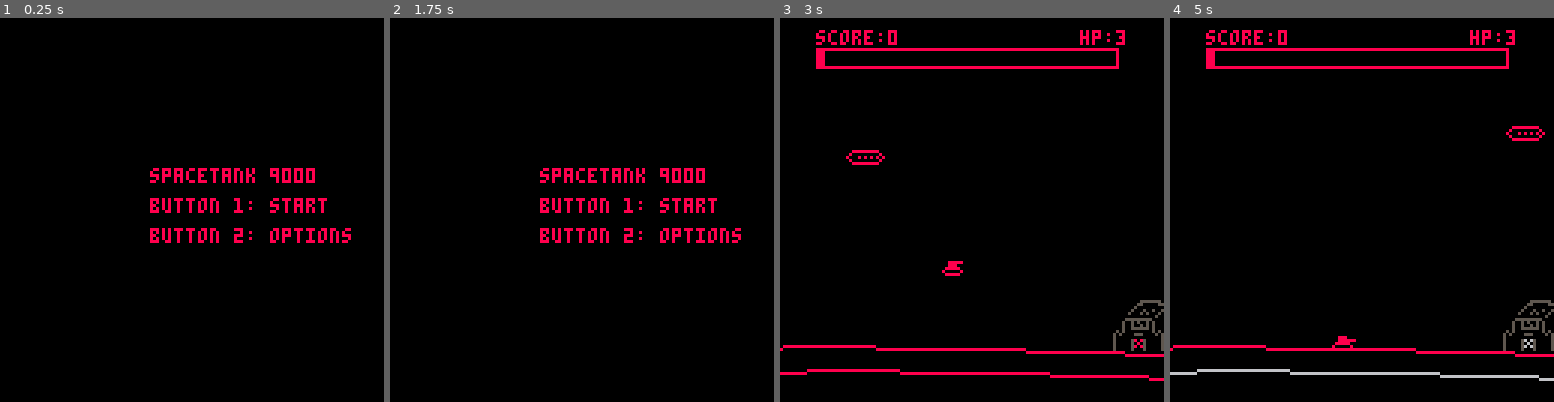
Above: before the commit, frames 1-4 (left to right).
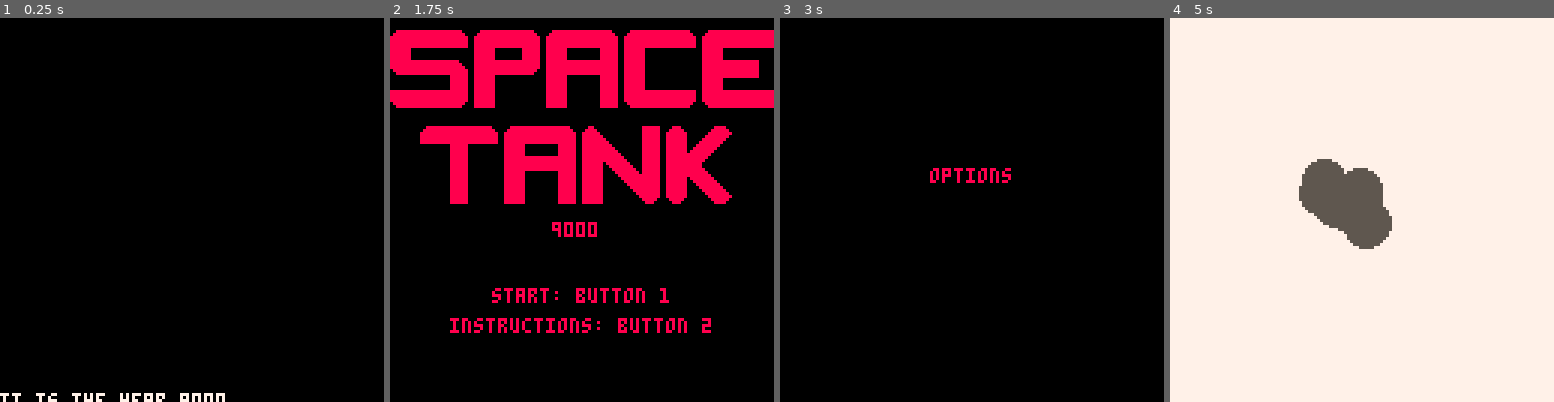
Above: after the commit, the same moments.

Repository: arnodick/spacetank
Game: PICO-8 cartridge tank.p8
Same seed, same stepped clock (60 frames per second), same inputs: the game is played once before the commit and once after it.
Inputs:
- Up to frame 1 (0.25 s): no input
- Up to frame 2 (1.75 s): tap X (X key) at 0.33, 1.07 s; tap O (Z key) at 0.7, 1.7 s; hold Right from 1.6 s (still down)
- Up to frame 3 (3 s): tap X (X key) at 1.85, 2.97 s; release Right at 2.1 s; tap O (Z key) at 2.1, 2.5, 2.9 s; hold Right from 2.47 s (still down)
- Up to frame 4 (5 s): release Right at 3.03 s; hold Left 3.08-3.58 s; tap O (Z key) every 0.4 s from 3.3 to 4.9 s; hold Right 4.02-4.68 s; tap X (X key) at 4.08 s

The runs differ from the first frame. In frame 1, 2.9% of the frame differs, in the area x 0-92%, y 39-100%; in frame 2, 25%; in frame 3, 4.7%; in frame 4, 100%, in the area x 0-100%, y 0-100%.

Commit message:
whole bunch of fuckin good ass shit

Diff:
--- a/tank.p8
+++ b/tank.p8
@@ -5,7 +5,7 @@
 debug_l={}
 
 function _init()
-	state=1
+	state=0
 	timer=0
 	changestate(state)
 	--machinegun
@@ -72,13 +72,13 @@
 		--light lazer
 	bullettype[6]={}
 	bullettype[6].vel=0
-	bullettype[6].rof=1
+	bullettype[6].rof=2
 	bullettype[6].dest=true--{destroy/bounce,momentum}
 	bullettype[6].num=1
 	bullettype[6].acc=0
 	bullettype[6].snd=25
 	bullettype[6].rec=0
-	bullettype[6].dam=0.1
+	bullettype[6].dam=0.2
 	bullettype[6].proj=4
 	bullettype[6].heat=5
 
@@ -93,6 +93,7 @@
 	enums.ufo=1
 	enums.man=2
 	enums.missile=3
+	enums.intro=0
 	enums.title=1
 	enums.options=2
 	enums.game=3
@@ -117,9 +118,6 @@
 	--hillwidth=3--how many hills before go back to ground
 	hillspacing=50
 	generatelandscape(10,60,3,3,hillspacing,true)
-	actors={}
-	player=maketank(150,-50,0,0,6)
-	--player=maketank(190*hillspacing,-50,0,0,1)
 end
 
 function generatelandscape(gh,hh,gw,hw,hs,first)
@@ -260,16 +258,16 @@
 	enemy.hp=hp
 	if et==enums.ufo then
 		enemy.grav=false
-		makehitbox(enemy,1,2-4,11,8)
-		enemy.drop=1
+		makehitbox(enemy,1,2-4,12,9)
+		enemy.drop=0.5
 	elseif et==enums.man then
 		makehitbox(enemy,0,0,8,8)
 		enemy.deathsnd=18
-		enemy.drop=0.2
+		enemy.drop=0.1
 	elseif et==enums.missile then
 		enemy.grav=false
 		makehitbox(enemy,0-4,0-4,5,8)
-		enemy.drop=0.5
+		enemy.drop=0.2
 		counters.missiles+=1
 	end
 	counters.enemies+=1
@@ -319,7 +317,7 @@
 	c.vel=rnd(4)+4
 	c.d=rnd(0.15)
 	c.decel=0.03
-	makehitbox(c,-w/2-4,-w/2-4,w+4,w+4)
+	makehitbox(c,-w/2-4,-w/2-4,w+6,w+6)
 end
 
 function makehitbox(a,x,y,w,h)
@@ -350,7 +348,11 @@
 		if t.et==enums.ufo then
 			spr(19+flr(cos(timer/20))*2,t.x,t.y,2,1)
 		elseif t.et==enums.man then
-			spr(33+(timer/20)%2,t.x,t.y,1,1,t.vel or false)
+			if player.hp!=0 then
+				spr(33+(timer/20)%2,t.x,t.y,1,1,t.vel or false)
+			else
+				spr(35+(timer/20)%2,t.x,t.y,1,1,t.vel or false)
+			end
 		elseif t.et==enums.missile then
 			spr(50,t.x-4,t.y-4,1,1)
 		end
@@ -432,7 +434,7 @@
 --			a.vel=4
 		elseif a.bt==6 then
 			if timer-a.delta>=2 then
-			del(actors,a)
+				del(actors,a)
 			end
 		end
 		for enemy in all(actors) do
@@ -697,10 +699,15 @@
 			if rnd(1)<0.3 then
 				--spawn man
 --				makeenemy(player.x+160,-50,0.15,3,6,2,1)
-				makeenemy(cam[1]+130,-rnd(128),0.15,3,6,2,1)
+				if player.hp!=0 then
+					makeenemy(cam[1]+130,-rnd(128),0.15,3,6,2,1)
+				else
+					makeenemy(cam[1]-12,-rnd(128),0.15,3,6,2,1)
+				end
 			elseif rnd(1)<0.3 then
 				--spawn ufo
-				makeenemy(player.x-38,-100+rnd(40),0,1,6,1,3)
+				--makeenemy(player.x-38,-100+rnd(40),0,1,6,1,3)
+				makeenemy(cam[1]-8,-100+rnd(40),0,1,6,1,3)
 			end
 			spawntimer=0
 		end
@@ -708,12 +715,23 @@
 end
 
 function _update()
-	if state==enums.title then
+	if state==enums.intro then
+		if btnp(4) or timer>=1140 then
+			sfx(2)
+			changestate(enums.title)
+		end
+	elseif state==enums.title then
 		--title menu logic here!
 		if btnp(4) then
-			changestate(enums.game)
+			makeexplosion(60,60)
+			titletimer=20
 		elseif btnp(5) then
 			changestate(enums.options)
+		end
+		if titletimer>1 then
+			titletimer-=1
+		elseif titletimer==1 then
+			changestate(enums.game)
 		end
 	elseif state==enums.options then
 		if btnp(4) or btnp(5) then
@@ -723,21 +741,39 @@
 		if pause==0 then
 			foreach(actors,controlactor)
 			spawnentities()
-			timer+=1
 		else
 			pause-=1
 		end
+		if player.hp==0 then
+			if btnp(4) then
+				changestate(enums.game)
+			end
+		end
 		debug_u()
 	end
+	timer+=1
 end
 
 function _draw()
 	cls()
 	camera(cam[1],cam[2])
-	if state==enums.title then
-		print("spacetank 9000",50,50,8)
-		print("button 1: start",50,60,8)
-		print("button 2: options",50,70,8)
+	if state==enums.intro then
+		--drawintro(0,120,255,{16,16,10,30},{1,6,10,10})
+		drawintro(0,120,255,{16,40,50,60},{1,2,2,2})
+	elseif state==enums.title then
+		spr(128,0,0,4,4)
+		spr(132,28,0,4,4)
+		spr(136,52,0,4,4)
+		spr(140,78,0,4,4)
+		spr(192,104,0,4,4)
+		spr(196,10,32,4,4)
+		spr(136,38,32,4,4)
+		spr(200,64,32,4,4)
+		spr(204,92,32,4,4)
+		print("9000",54,68,8)
+		print("start: button 1",34,90,8)
+		print("instructions: button 2",20,100,8)
+		foreach(actors,drawactor)
 	elseif state==enums.options then
 		print("options",50,50,8)
 	elseif state==enums.game then
@@ -763,7 +799,23 @@
 				print(debug_l[a],cam[1]+0,cam[2]+(a-1)*6,11)
 			end
 		end
+		if player.hp==0 then
+			print("space tank died",cam[1]+34,cam[2]+50,8)
+			print("in the year 9000",cam[1]+32,cam[2]+60,8)
+			print("restart: button 1",cam[1]+30,cam[2]+70,8)
+		end
 		pal()
+	end
+end
+
+function drawintro(x,y,st,td,col)
+	local ind=0
+	for a=0,2 do
+		if timer>st*2^a then ind=a+1 end
+	end
+	for a=1,#introtext do
+		--print(introtext[a],x,y+a*7-timer/4,8)
+		print(introtext[a],x,y+a*7-timer/4,7+((timer+(a-1)*10)/td[ind+1])%col[ind+1])
 	end
 end
 
@@ -785,7 +837,44 @@
 	timer=0
 	spawntimer=0
 	cam={0,0}
-	if state==3 then
+	actors={}
+	introtext={}
+	titletimer=0
+	music(-1)
+	if state==0 then
+		music(0)
+		add(introtext,"it is the year 9000")
+		add(introtext,"")
+		add(introtext,"humanity has expanded its empire")
+		add(introtext,"to the outer reaches of the")
+		add(introtext,"universe")
+		add(introtext,"")
+		add(introtext,"we have finally reached planet x")
+		add(introtext,"fabled home world of the")
+		add(introtext,"invaluable 'space ore'")
+		add(introtext,"")
+		add(introtext,"humanity's mining operations")
+		add(introtext,"have been wildly successful")
+		add(introtext,"the precious space ore has")
+		add(introtext,"brought prosperity and peace")
+		add(introtext,"to humanity, but....")
+		add(introtext,"")
+		add(introtext,"the evil x-onians are disrupting")
+		add(introtext,"our mining operations")
+		add(introtext,"they destroy our mines and")
+		add(introtext,"steal our hard earned ore")
+		add(introtext,"")
+		add(introtext,"without the valuable space ore")
+		add(introtext,"humanity's economy will collapse")
+		add(introtext,"and chaos will ensue")
+		add(introtext,"")
+		add(introtext,"there is only one way")
+		add(introtext,"for us to stop them")
+		add(introtext,"")
+		add(introtext,"you have the technology")
+		add(introtext,"you are powerful and good")
+		add(introtext,"you are..........")
+	elseif state==3 then
 		pause=0
 		cam={0,0}
 		cam.shake=0
@@ -794,6 +883,7 @@
 		counters.gets=0
 		counters.missiles=0
 		gravity=0.2
+		player=maketank(150,-200,0,0,1)
 	end
 end
 
Not shown, changed: 60 lines of the sprite sheet (__gfx__) section of tank.p8
Not shown, changed: the music (__music__) section of tank.p8
Not shown, changed: the sound effects (__sfx__) section of tank.p8
